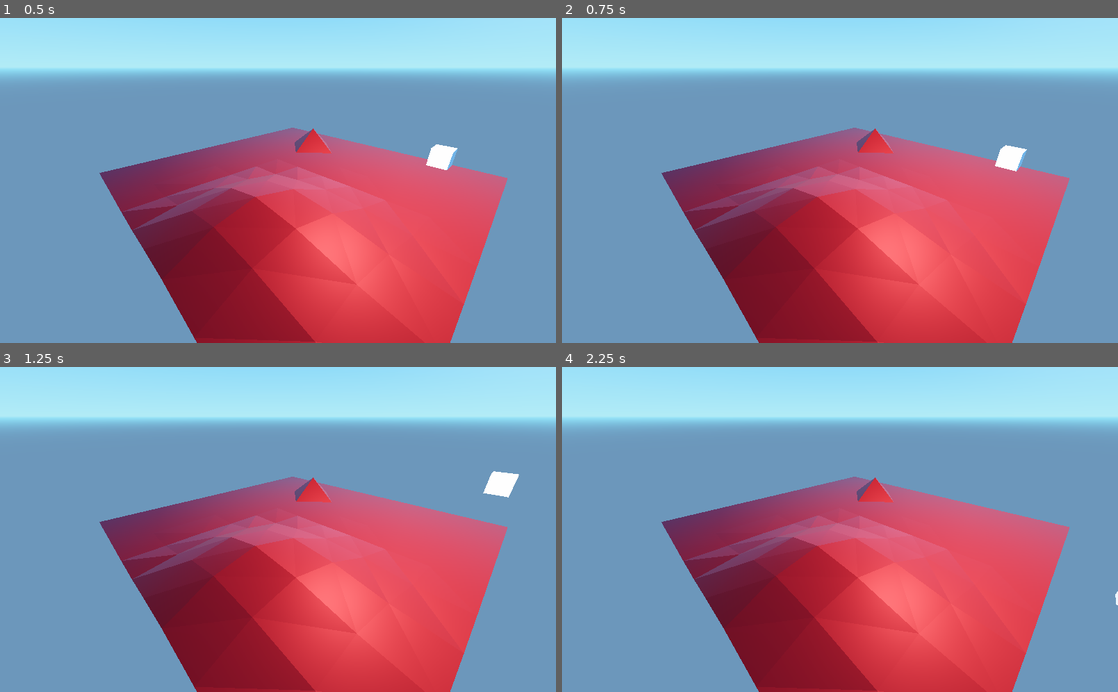
Above: before the commit, frames 1-4 (two rows, left to right).
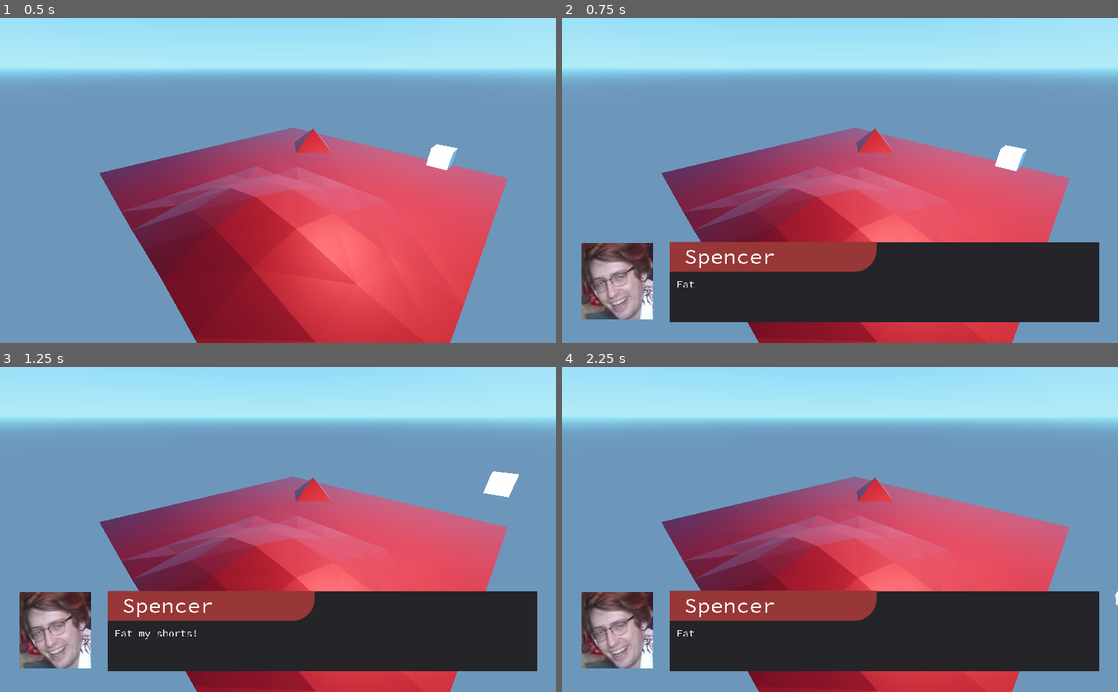
Above: after the commit, the same moments.

Repository: spenaustin/gamejam18
Game: Godot game, scene res://assets/testing/test_scene.tscn
The game is run twice, just before and just after one commit, with the same random seed, the same clock (stepped at 60 frames per second) and the same inputs. The project has no main scene, so this scene is started directly.
Inputs:
- Up to frame 1 (0.5 s): no input
- Up to frame 2 (0.75 s): hold D (move_player_right) from 0.53 s (still down); tap P (trigger_dialogue, bound only after the commit) at 0.6 s
- Up to frame 3 (1.25 s): keep holding D (move_player_right); tap Space (movement_jump) at 0.77 s
- Up to frame 4 (2.25 s): release D (move_player_right) at 1.28 s; hold S (move_player_back) 1.28-2.03 s; tap P (trigger_dialogue, bound only after the commit) at 1.35, 2.1 s; tap Space (movement_jump) at 1.52 s; hold D (move_player_right) from 2.03 s (still down)

Frame 1 is identical in both runs. In frame 2, 22% of the frame differs, in the area x 3-97%, y 68-94%; in frame 3, 22%; in frame 4, 22%.

Commit message:
Added in popup dialogue function.
Test dialogue can be triggered using "p" key on keyboard.

Diff:
--- /dev/null
+++ b/assets/testing/popup-dialogue.gd
@@ -0,0 +1,41 @@
+extends Control
+
+var time_counter = 0
+const TIME_PER_LETTER = .03
+const FULL_MESSAGE_SCREEN_TIME = 6
+
+var message_is_complete = false
+
+var dialogue_holder = "|||PLACEHOLDER|||"
+
+var char_name_node
+var dialogue_node
+var img_node
+
+func _ready():
+	# Called when the node is added to the scene for the first time.
+	# Initialization here
+	char_name_node = $main_panel/char_name_panel/char_name
+	dialogue_node = $main_panel/char_dialogue
+	img_node = $Character_Image
+
+func init(name, dialogue, img_path):
+	char_name_node.text = name
+	dialogue_holder = dialogue
+	img_node.set_texture(ResourceLoader.load(img_path))
+
+func _process(delta):
+	# Called every frame. Delta is time since last frame.
+	# Update game logic here.
+	time_counter += delta
+	if message_is_complete == false:
+		if time_counter > TIME_PER_LETTER:
+			if dialogue_holder != "":
+				dialogue_node.text = dialogue_node.text + dialogue_holder.left(1)
+				dialogue_holder = dialogue_holder.right(1)
+			else:
+				message_is_complete = true
+			time_counter = 0
+	else:
+		if time_counter > FULL_MESSAGE_SCREEN_TIME:
+			queue_free()
--- /dev/null
+++ b/assets/testing/popup-dialogue.tscn
@@ -0,0 +1,171 @@
+[gd_scene load_steps=8 format=2]
+
+[ext_resource path="res://assets/testing/popup-dialogue.gd" type="Script" id=1]
+[ext_resource path="res://assets/testing/SourceCodePro-Regular.ttf" type="DynamicFontData" id=2]
+
+[sub_resource type="Shader" id=1]
+
+code = ""
+
+[sub_resource type="ShaderMaterial" id=2]
+
+render_priority = 0
+shader = SubResource( 1 )
+
+[sub_resource type="StyleBoxFlat" id=3]
+
+content_margin_left = -1.0
+content_margin_right = -1.0
+content_margin_top = -1.0
+content_margin_bottom = -1.0
+bg_color = Color( 0.596078, 0.219608, 0.219608, 1 )
+draw_center = true
+border_width_left = 0
+border_width_top = 0
+border_width_right = 0
+border_width_bottom = 0
+border_color = Color( 0.8, 0.8, 0.8, 1 )
+border_blend = false
+corner_radius_top_left = 0
+corner_radius_top_right = 0
+corner_radius_bottom_right = 40
+corner_radius_bottom_left = 0
+corner_detail = 8
+expand_margin_left = 0.0
+expand_margin_right = 0.0
+expand_margin_top = 0.0
+expand_margin_bottom = 0.0
+shadow_color = Color( 0, 0, 0, 0.6 )
+shadow_size = 0
+anti_aliasing = true
+anti_aliasing_size = 1
+_sections_unfolded = [ "Border", "Corner Radius" ]
+
+[sub_resource type="DynamicFont" id=4]
+
+size = 40
+use_mipmaps = false
+use_filter = false
+font_data = ExtResource( 2 )
+_sections_unfolded = [ "Font", "Resource", "Settings" ]
+
+[sub_resource type="DynamicFont" id=5]
+
+size = 19
+use_mipmaps = false
+use_filter = false
+font_data = ExtResource( 2 )
+_sections_unfolded = [ "Font", "Settings" ]
+
+[node name="Control" type="Control"]
+
+anchor_left = 0.0
+anchor_top = 0.0
+anchor_right = 0.0
+anchor_bottom = 0.0
+margin_left = 36.0
+margin_top = 416.0
+margin_right = 970.0
+margin_bottom = 581.0
+rect_pivot_offset = Vector2( 0, 0 )
+rect_clip_content = false
+mouse_filter = 0
+mouse_default_cursor_shape = 0
+size_flags_horizontal = 1
+size_flags_vertical = 1
+script = ExtResource( 1 )
+
+[node name="Character_Image" type="NinePatchRect" parent="." index="0"]
+
+anchor_left = 0.0
+anchor_top = 0.0
+anchor_right = 0.0
+anchor_bottom = 0.0
+margin_right = 132.0
+margin_bottom = 141.0
+rect_pivot_offset = Vector2( 0, 0 )
+rect_clip_content = false
+mouse_filter = 2
+mouse_default_cursor_shape = 0
+size_flags_horizontal = 1
+size_flags_vertical = 1
+
+[node name="main_panel" type="Panel" parent="." index="1"]
+
+anchor_left = 0.0
+anchor_top = 0.0
+anchor_right = 0.0
+anchor_bottom = 0.0
+margin_left = 163.0
+margin_top = -2.0
+margin_right = 954.0
+margin_bottom = 146.0
+rect_pivot_offset = Vector2( 0, 0 )
+rect_clip_content = false
+mouse_filter = 0
+mouse_default_cursor_shape = 0
+size_flags_horizontal = 1
+size_flags_vertical = 1
+_sections_unfolded = [ "custom_styles" ]
+
+[node name="char_name_panel" type="Panel" parent="main_panel" index="0"]
+
+material = SubResource( 2 )
+anchor_left = 0.0
+anchor_top = 0.0
+anchor_right = 0.0
+anchor_bottom = 0.0
+margin_right = 380.0
+margin_bottom = 54.0
+rect_pivot_offset = Vector2( 0, 0 )
+rect_clip_content = false
+mouse_filter = 0
+mouse_default_cursor_shape = 0
+size_flags_horizontal = 1
+size_flags_vertical = 1
+custom_styles/panel = SubResource( 3 )
+_sections_unfolded = [ "Material", "Rect", "Visibility", "custom_styles" ]
+
+[node name="char_name" type="Label" parent="main_panel/char_name_panel" index="0"]
+
+anchor_left = 0.0
+anchor_top = 0.0
+anchor_right = 0.0
+anchor_bottom = 0.0
+margin_left = 26.0
+margin_right = 400.0
+margin_bottom = 51.0
+rect_pivot_offset = Vector2( 0, 0 )
+rect_clip_content = false
+mouse_filter = 2
+mouse_default_cursor_shape = 0
+size_flags_horizontal = 1
+size_flags_vertical = 4
+custom_fonts/font = SubResource( 4 )
+percent_visible = 1.0
+lines_skipped = 0
+max_lines_visible = -1
+_sections_unfolded = [ "Size Flags", "Theme", "custom_constants", "custom_fonts", "custom_styles" ]
+
+[node name="char_dialogue" type="Label" parent="main_panel" index="1"]
+
+anchor_left = 0.0
+anchor_top = 0.0
+anchor_right = 0.0
+anchor_bottom = 0.0
+margin_left = 12.0
+margin_top = 65.0
+margin_right = 780.0
+margin_bottom = 133.0
+rect_pivot_offset = Vector2( 0, 0 )
+rect_clip_content = false
+mouse_filter = 2
+mouse_default_cursor_shape = 0
+size_flags_horizontal = 1
+size_flags_vertical = 4
+custom_fonts/font = SubResource( 5 )
+autowrap = true
+percent_visible = 1.0
+lines_skipped = 0
+max_lines_visible = -1
+_sections_unfolded = [ "custom_fonts" ]
--- /dev/null
+++ b/assets/testing/test_scene.gd
@@ -0,0 +1,21 @@
+extends Spatial
+
+# class member variables go here, for example:
+# var a = 2
+# var b = "textvar"
+
+func _ready():
+	# Called when the node is added to the scene for the first time.
+	# Initialization here
+	pass
+
+func _process(delta):
+	# Called every frame. Delta is time since last frame.
+	# Update game logic here.
+	if Input.is_action_just_pressed("trigger_dialogue"):
+		var scene = load("res://assets/testing/popup-dialogue.tscn")
+		var scene_instance = scene.instance()
+		scene_instance.set_name("dialogue")
+
+		add_child(scene_instance)
+		scene_instance.init("Spencer","Eat my shorts!", "res://assets/testing/spen_avi.jpeg")
--- a/assets/testing/test_scene.tscn
+++ b/assets/testing/test_scene.tscn
@@ -1,7 +1,8 @@
-[gd_scene load_steps=8 format=2]
+[gd_scene load_steps=9 format=2]
 
 [ext_resource path="res://assets/testing/test_scene.dae" type="PackedScene" id=1]
-[ext_resource path="res://assets/testing/Test_Player.gd" type="Script" id=2]
+[ext_resource path="res://assets/testing/test_scene.gd" type="Script" id=2]
+[ext_resource path="res://assets/testing/Test_Player.gd" type="Script" id=3]
 
 [sub_resource type="ConvexPolygonShape" id=1]
 
@@ -122,6 +123,8 @@
 
 [node name="Scene Root" index="0" instance=ExtResource( 1 )]
 
+script = ExtResource( 2 )
+
 [node name="Camera" parent="." index="0"]
 
 transform = Transform( 0.685921, -0.324014, 0.651558, 0, 0.895396, 0.445271, -0.727676, -0.305421, 0.61417, 7.48113, 5.34367, 8.62946 )
--- a/project.godot
+++ b/project.godot
@@ -25,6 +25,8 @@
  ]
 movement_jump=[ Object(InputEventKey,"resource_local_to_scene":false,"resource_name":"","device":0,"alt":false,"shift":false,"control":false,"meta":false,"command":false,"pressed":false,"scancode":32,"unicode":0,"echo":false,"script":null)
  ]
+trigger_dialogue=[ Object(InputEventKey,"resource_local_to_scene":false,"resource_name":"","device":0,"alt":false,"shift":false,"control":false,"meta":false,"command":false,"pressed":false,"scancode":80,"unicode":0,"echo":false,"script":null)
+ ]
 
 [rendering]
 
Binary file added: assets/testing/SourceCodePro-Regular.ttf
Binary file added: assets/testing/natsuki.png
Not shown, added: assets/testing/natsuki.png.import
Binary file added: assets/testing/spen_avi.jpeg
Not shown, added: assets/testing/spen_avi.jpeg.import
Not shown: 1 places in assets/testing/test_scene.tscn that only renumber resources
